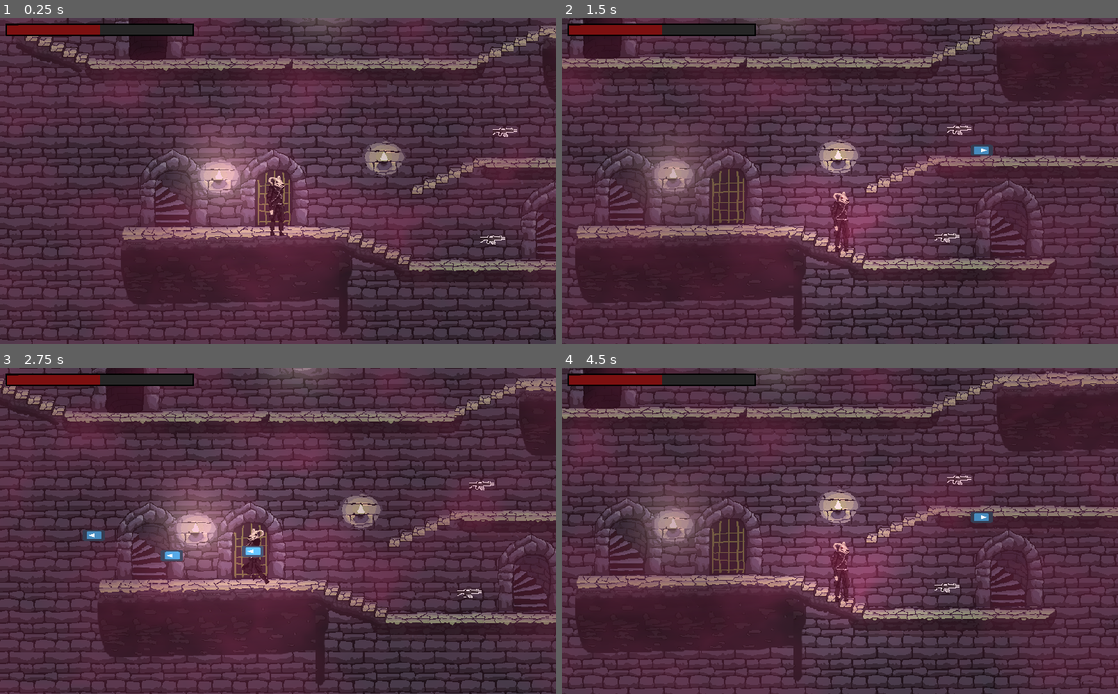
Above: before the commit, frames 1-4 (two rows, left to right).
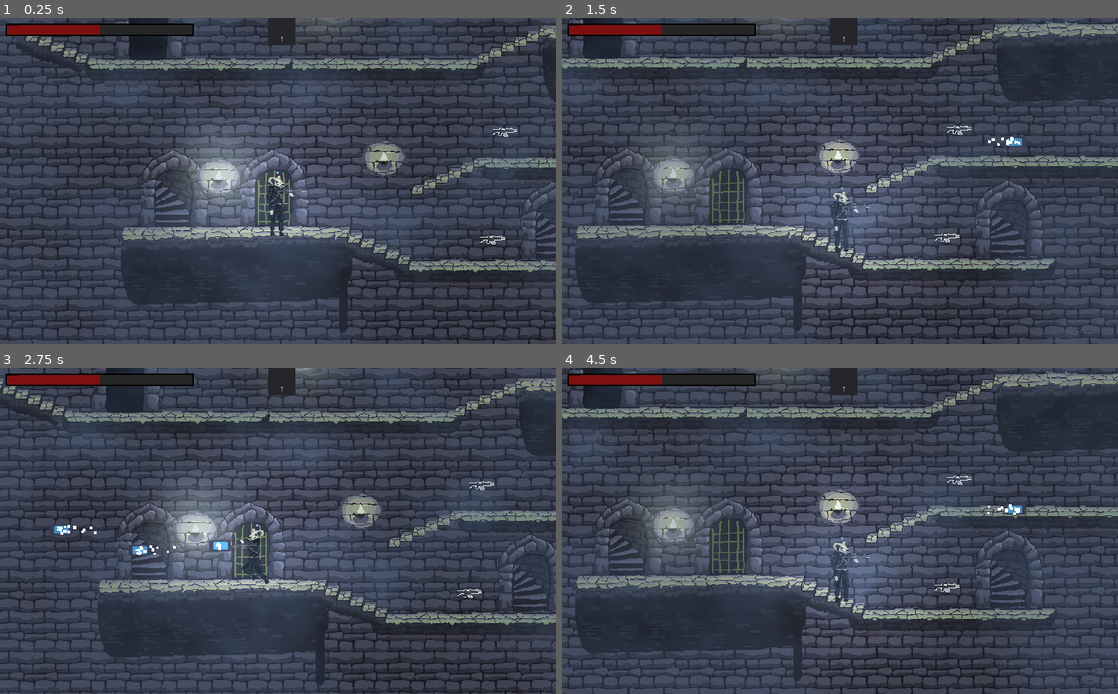
Above: after the commit, the same moments.

Repository: IgorBayerl/godot-game-liliths-crusade
Game: Godot game, scene res://src/Scenes/Main.tscn
The game is run twice, just before and just after one commit, with the same random seed, the same clock (stepped at 60 frames per second) and the same inputs. The engine's default icon, where the game draws it, is replaced by a stand-in: a white triangle on a blue panel in a dark square.
Inputs (mouse positions are in pixels of both pictures, inside the frame that each line leads up to):
- Up to frame 1 (0.25 s): no input
- Up to frame 2 (1.5 s): move the mouse to (962, 164) at 0.52 s; hold D (move_RIGHT) 0.53-1.25 s; hold K (shoot) 0.53-1.25 s; click (962, 164) at 0.67 s; tap J (jump) at 0.77 s; drag from (728, 197) to (973, 184) at 1.27 s
- Up to frame 3 (2.75 s): move the mouse to (333, 459) at 2.02 s; hold A (move_LEFT) from 2.03 s (still down); hold K (shoot) from 2.03 s (still down); tap H (interact) at 2.1 s
- Up to frame 4 (4.5 s): release A (move_LEFT) at 2.75 s; release K (shoot) at 2.75 s; drag from (812, 596) to (1029, 592) at 2.77 s; move the mouse to (1006, 579) at 3.52 s; hold D (move_RIGHT) 3.53-4.25 s; hold K (shoot) 3.53-4.25 s; tap J (jump) at 3.77 s; drag from (673, 482) to (756, 449) at 4.27 s

The runs differ from the first frame. In frame 1, 27% of the frame differs, in the area x 0-100%, y 0-100%; in frame 2, 27%; in frame 3, 28%; in frame 4, 28%.

Commit message:
Zabuza Momochi o demonio do gas oculto

Diff:
--- a/src/Actors/Efeitos/fog.tscn
+++ b/src/Actors/Efeitos/fog.tscn
@@ -54,7 +54,7 @@
 
 [sub_resource type="ShaderMaterial" id=2]
 shader = SubResource( 1 )
-shader_param/color = Vector3( 0.687, 0.195, 0.391 )
+shader_param/color = Vector3( 0.35, 0.48, 0.642 )
 shader_param/OCTAVES = 4
 
 [node name="FOG" type="Sprite"]
--- a/src/Actors/Player.tscn
+++ b/src/Actors/Player.tscn
@@ -14,6 +14,7 @@
 [ext_resource path="res://src/Assets/Sprites/PLAYER/IDLE/IDLE_000.png" type="Texture" id=12]
 [ext_resource path="res://src/Assets/Sprites/PLAYER/IDLE/IDLE_001.png" type="Texture" id=13]
 [ext_resource path="res://src/Assets/Sprites/PLAYER/RUN/RUNNING_002.png" type="Texture" id=14]
+[ext_resource path="res://src/Assets/Sprites/gun.png" type="Texture" id=15]
 [ext_resource path="res://src/Assets/Sprites/PLAYER/RUN/RUNNING_014.png" type="Texture" id=16]
 [ext_resource path="res://src/Assets/Sprites/PLAYER/RUN/RUNNING_008.png" type="Texture" id=21]
 [ext_resource path="res://src/Assets/Sprites/PLAYER/RUN/RUNNING_010.png" type="Texture" id=22]
@@ -54,23 +55,43 @@
 position = Vector2( 0.471939, 26.9004 )
 shape = SubResource( 1 )
 
+[node name="SPRITES" type="Node2D" parent="."]
+
+[node name="body" type="AnimatedSprite" parent="SPRITES"]
+position = Vector2( -2.40782, 33.2936 )
+scale = Vector2( 1.7946, 1.7946 )
+frames = SubResource( 2 )
+animation = "RUNNING"
+frame = 1
+speed_scale = 2.0
+
+[node name="Head" type="Sprite" parent="SPRITES"]
+position = Vector2( 0.8555, -54.4547 )
+scale = Vector2( 1.82315, 1.82315 )
+texture = ExtResource( 8 )
+
 [node name="Mira" type="Position2D" parent="."]
-visible = false
+position = Vector2( 1.65541, -24.0035 )
 script = ExtResource( 3 )
 __meta__ = {
 "_edit_group_": true
 }
 automatica = true
 
-[node name="Arma" type="Sprite" parent="Mira"]
-position = Vector2( 51.0576, -0.333706 )
-scale = Vector2( 1.69871, 0.176154 )
-texture = ExtResource( 2 )
+[node name="Arma" type="Node2D" parent="Mira"]
+
+[node name="Sprite" type="Sprite" parent="Mira/Arma"]
+position = Vector2( 49.458, 1.55992 )
+scale = Vector2( 2.24619, 1.81016 )
+texture = ExtResource( 15 )
 
 [node name="SoundEffects" type="Node" parent="Mira"]
 
 [node name="Shoot" type="AudioStreamPlayer" parent="Mira/SoundEffects"]
 stream = ExtResource( 5 )
+
+[node name="shooterPoint" type="Position2D" parent="Mira"]
+position = Vector2( 116.798, -4.69279 )
 
 [node name="Camera2D" parent="." instance=ExtResource( 7 )]
 position = Vector2( 5.21424, 7.7881 )
@@ -83,7 +104,7 @@
 one_shot = true
 
 [node name="Dash" type="Sprite" parent="."]
-position = Vector2( -0.480262, -41.0047 )
+position = Vector2( 3.46144, -92.2468 )
 scale = Vector2( 0.137369, 0.137369 )
 texture = ExtResource( 2 )
 
@@ -100,20 +121,5 @@
 
 [node name="Dash_sound" type="AudioStreamPlayer" parent="."]
 stream = ExtResource( 6 )
-
-[node name="SPRITES" type="Node2D" parent="."]
-
-[node name="body" type="AnimatedSprite" parent="SPRITES"]
-position = Vector2( -2.40782, 33.2936 )
-scale = Vector2( 1.7946, 1.7946 )
-frames = SubResource( 2 )
-animation = "RUNNING"
-frame = 1
-speed_scale = 2.0
-
-[node name="Head" type="Sprite" parent="SPRITES"]
-position = Vector2( 0.8555, -54.4547 )
-scale = Vector2( 1.82315, 1.82315 )
-texture = ExtResource( 8 )
 [connection signal="timeout" from="Dash_Timer" to="." method="_on_Timer_timeout"]
 [connection signal="timeout" from="Ghost_Timer" to="." method="_on_Ghost_Timer_timeout"]
--- a/src/Actors/Projeteis/Bullet.tscn
+++ b/src/Actors/Projeteis/Bullet.tscn
@@ -6,6 +6,7 @@
 [sub_resource type="CapsuleShape2D" id=1]
 
 [node name="RigidBody2D" type="RigidBody2D"]
+position = Vector2( 0, -0.297295 )
 collision_layer = 16
 collision_mask = 2
 mass = 0.00102041
@@ -29,5 +30,18 @@
 [node name="Timer" type="Timer" parent="."]
 wait_time = 0.5
 one_shot = true
+
+[node name="CPUParticles2D" type="CPUParticles2D" parent="."]
+amount = 12
+lifetime = 0.5
+speed_scale = 2.0
+lifetime_randomness = 0.22
+emission_shape = 1
+emission_sphere_radius = 7.88
+direction = Vector2( -1, 0 )
+gravity = Vector2( -600, 0 )
+initial_velocity_random = 0.04
+scale_amount = 6.0
+scale_amount_random = 0.46
 [connection signal="body_entered" from="." to="." method="_on_RigidBody2D_body_entered"]
 [connection signal="timeout" from="Timer" to="." method="_on_Timer_timeout"]
--- /dev/null
+++ b/src/Interface/Guns_Bar.tscn
@@ -0,0 +1,15 @@
+[gd_scene load_steps=2 format=2]
+
+[ext_resource path="res://src/Scripts/Guns_Bar.gd" type="Script" id=1]
+
+[node name="Guns_bar" type="Control"]
+anchor_right = 1.0
+anchor_bottom = 1.0
+script = ExtResource( 1 )
+__meta__ = {
+"_edit_use_anchors_": false
+}
+
+[node name="list" type="HBoxContainer" parent="."]
+margin_right = 40.0
+margin_bottom = 40.0
--- /dev/null
+++ b/src/Interface/gunSlot.tscn
@@ -0,0 +1,33 @@
+[gd_scene format=2]
+
+[node name="ListItem" type="Panel"]
+margin_right = 108.0
+margin_bottom = 78.0
+__meta__ = {
+"_edit_use_anchors_": false
+}
+
+[node name="Bullets" type="Label" parent="."]
+anchor_left = 0.5
+anchor_top = 1.0
+anchor_right = 0.5
+anchor_bottom = 1.0
+margin_left = -37.0
+margin_top = -20.0
+margin_right = 38.0
+text = "000"
+align = 1
+valign = 1
+
+[node name="GunSprite" type="TextureRect" parent="."]
+anchor_left = 0.5
+anchor_top = 0.5
+anchor_right = 0.5
+anchor_bottom = 0.5
+margin_left = -46.0
+margin_top = -18.0
+margin_right = 46.0
+margin_bottom = 18.0
+__meta__ = {
+"_edit_use_anchors_": false
+}
--- a/src/Scenes/Main.tscn
+++ b/src/Scenes/Main.tscn
@@ -6,6 +6,7 @@
 [ext_resource path="res://src/Interface/Health Bar.tscn" type="PackedScene" id=4]
 [ext_resource path="res://src/Actors/Arma.tscn" type="PackedScene" id=5]
 [ext_resource path="res://src/Actors/Efeitos/fog.tscn" type="PackedScene" id=6]
+[ext_resource path="res://src/Interface/Guns_Bar.tscn" type="PackedScene" id=7]
 
 [sub_resource type="RectangleShape2D" id=1]
 extents = Vector2( 42.4, 3.2 )
@@ -90,8 +91,8 @@
 [node name="CanvasLayer" type="CanvasLayer" parent="."]
 
 [node name="Control" type="Control" parent="CanvasLayer"]
-margin_right = 40.0
-margin_bottom = 40.0
+margin_right = 1028.0
+margin_bottom = 612.0
 __meta__ = {
 "_edit_use_anchors_": false
 }
@@ -100,6 +101,14 @@
 margin_left = 10.0
 margin_top = 10.0
 rect_scale = Vector2( 0.3, 0.3 )
+
+[node name="Guns_bar" parent="CanvasLayer/Control" instance=ExtResource( 7 )]
+anchor_left = 0.5
+anchor_right = 0.5
+anchor_bottom = 0.0
+margin_left = -20.0
+margin_right = 329.0
+margin_bottom = 48.0
 
 [node name="Arma" parent="." instance=ExtResource( 5 )]
 position = Vector2( 1084.42, 596.424 )
@@ -110,3 +119,4 @@
 [node name="FOG" parent="." instance=ExtResource( 6 )]
 position = Vector2( 1511.34, 452.178 )
 scale = Vector2( 54.88, 39.12 )
+[connection signal="body_entered" from="Arma" to="CanvasLayer/Control/Guns_bar" method="_on_Arma_body_entered"]
--- a/src/Scripts/ArmaColetavel.gd
+++ b/src/Scripts/ArmaColetavel.gd
@@ -28,6 +28,7 @@
 		_sobe()
 
 func _picked():
+
 	if is_picked == false:
 		is_picked = true
 		print("peguei")
--- /dev/null
+++ b/src/Scripts/Guns_Bar.gd
@@ -0,0 +1,26 @@
+extends Control
+
+const ListItem = preload("res://src/Interface/gunSlot.tscn")
+
+var listIndex = 0
+
+func addItem( value ):
+	var item = ListItem.instance()
+	listIndex += 1
+	item.get_node("Bullets").text = str(listIndex)
+	item.rect_min_size = Vector2(50,50)
+	$list.add_child(item)
+
+func _ready() -> void:
+#	pass
+	addItem(5)
+#	for i in range(5):
+#		addItem(i)
+
+func _process(delta: float) -> void:
+	pass
+
+
+
+func _on_Arma_body_entered(body: Node) -> void:
+	addItem(5)
--- a/src/Scripts/Mira.gd
+++ b/src/Scripts/Mira.gd
@@ -32,7 +32,8 @@
 
 func instanciate_bullet() ->void:
 	var bullet_instance = bullet.instance()
-	bullet_instance.position = get_global_position()
+	bullet_instance.position = $shooterPoint.get_global_position()
+#	bullet_instance.position = get_global_position()
 	bullet_instance.rotation_degrees = rotation_degrees + _random_value()
 	bullet_instance.apply_impulse(Vector2(),Vector2(bullet_speed,0).rotated(rotation + _random_value()))
 	get_tree().get_root().add_child((bullet_instance))
--- a/src/Scripts/Player.gd
+++ b/src/Scripts/Player.gd
@@ -3,6 +3,11 @@
 export var SPEED = 300
 export var GRAVITY = 3000
 export var JUMP_FORCE = -1000
+
+
+var gunsArray = [ 1 , -1 , -1 , -1 , -1 ]
+
+
 
 const NORMAL = Vector2(0, -1)
 
Not shown: 1 places in src/Actors/Player.tscn that only renumber resources
Not shown: 1 places in src/Scenes/Main.tscn that only renumber resources
